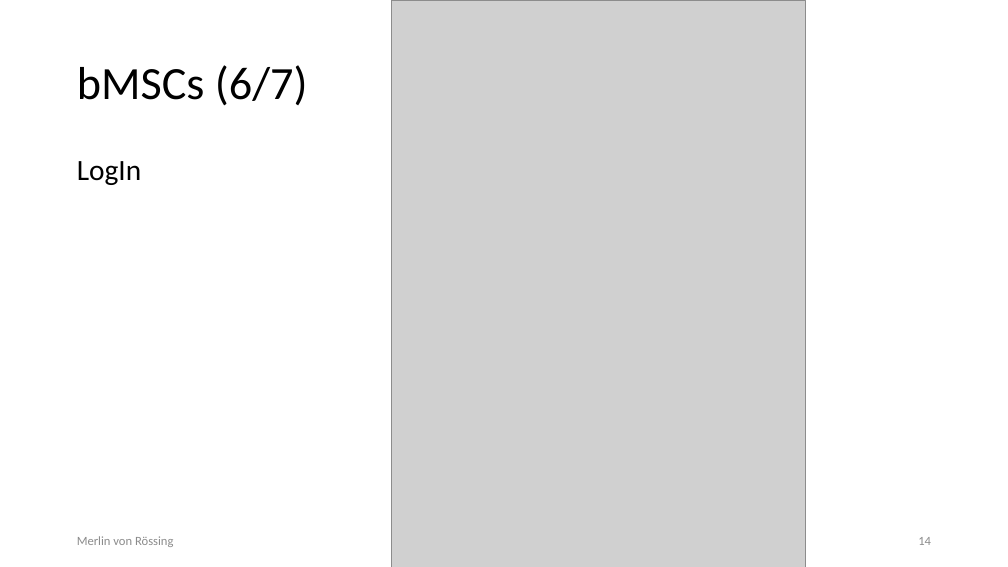
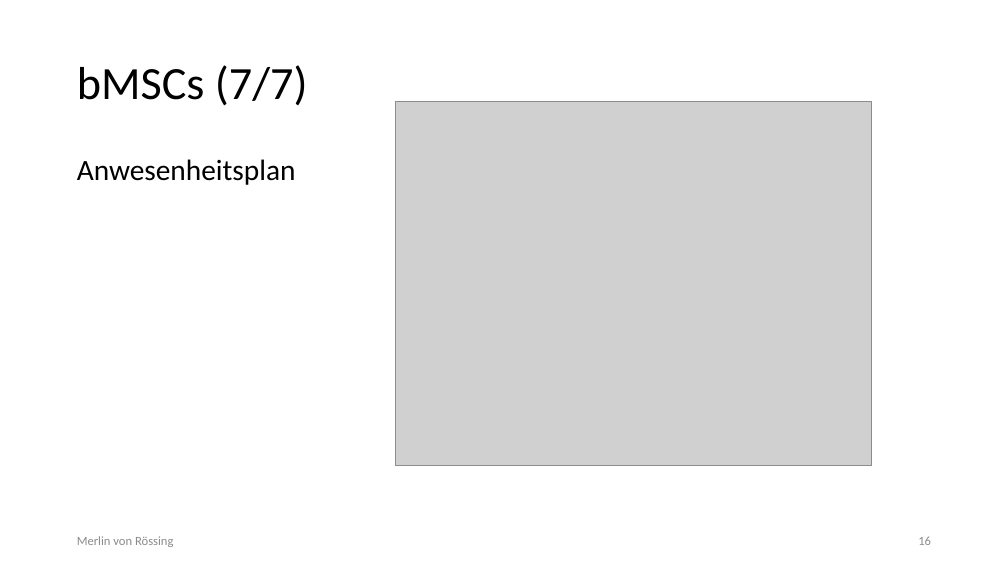
Before and after one commit to kastenfrosch/SEP, a slide deck: slide 16 of Dokumentation/Iteration2/II._Iteration_Praesentation.pptx (slide 14 before the commit). Drawn at 1008x567 pixels with LibreOffice and Linux fonts; fonts in the diff are those of the drawing; grey boxes stand for pictures. Boxes give left, top, right and bottom in pixels: in the first picture for what was removed or moved away, otherwise in the second. Text is boxed around its words. In the diff, an @@ line names an element or a change of style, - is before the commit and + after.

```diff
--- a/Dokumentation/Iteration2/II._Iteration_Praesentation.pptx
+++ b/Dokumentation/Iteration2/II._Iteration_Praesentation.pptx
@@ title at [77,65,308,106]: text changed @@
-bMSCs (6/7)
+bMSCs (7/7)
@@ picture: place and size @@
-picture at [392,0,806,567]
+picture at [395,101,872,466]
@@ text at [77,159,296,185]: text changed @@
-LogIn
+Anwesenheitsplan
@@ page number at [918,536,931,545]: text changed @@
-14
+16
```
Also in this commit, not shown: 9 other slides changed, 1 slide added, 1 other file.
